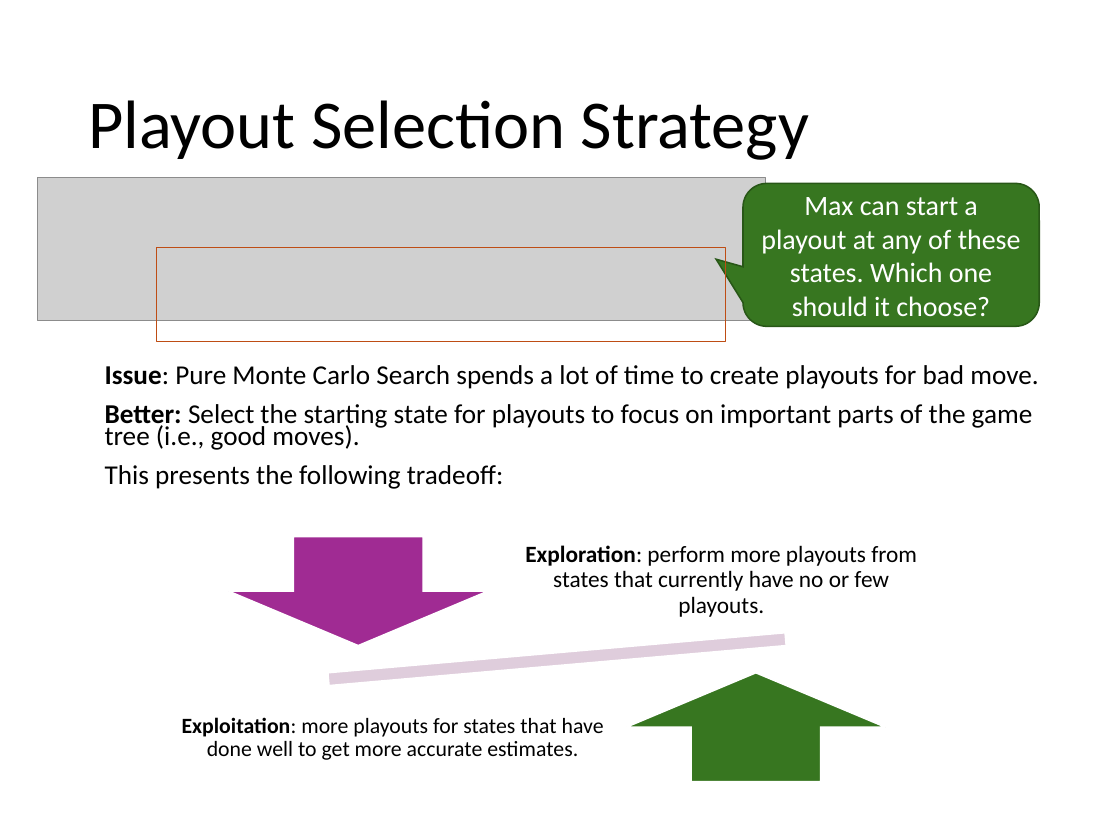
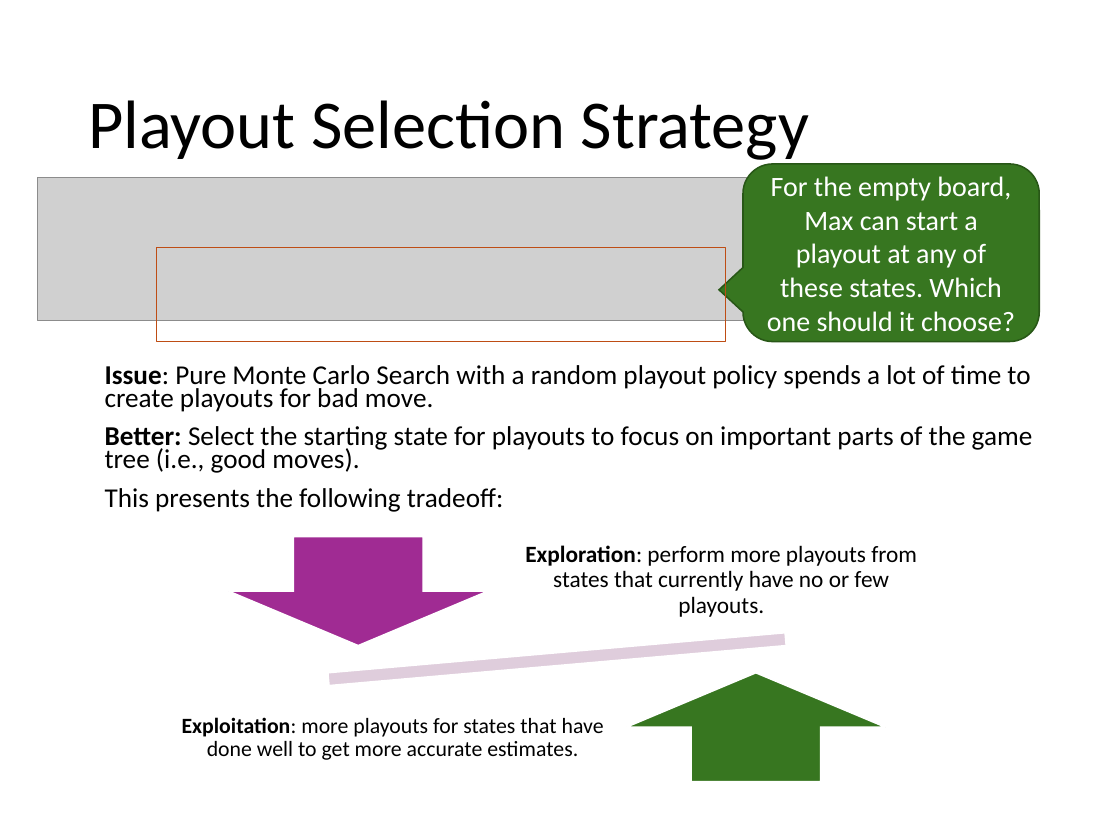
Before and after one commit to mhahsler/CS7320-AI, a slide deck: slide 39 of slides/05_games.pptx (slide 38 before the commit). Drawn at 1120x840 pixels with LibreOffice and Linux fonts; fonts in the diff are those of the drawing; grey boxes stand for pictures. Boxes give left, top, right and bottom in pixels: in the first picture for what was removed or moved away, otherwise in the second. Text is boxed around its words. In the diff, an @@ line names an element or a change of style, - is before the commit and + after.

```diff
--- a/slides/05_games.pptx
+++ b/slides/05_games.pptx
@@ rounded speech box "For the empty board, Max ...": place and size @@
-rounded speech box "For the empty board, Max ..." at [743,184,1039,327]
+rounded speech box "For the empty board, Max ..." at [743,164,1039,342]
@@ rounded speech box "For the empty board, Max ..." at [743,164,1039,342]: proportions changed @@
@@ text in rounded speech box at [767,176,1015,331]: text changed @@
-Max can start a playout at any of these states. Which one should it choose?
+For the empty board, Max can start a playout at any of these states. Which one should it choose?
@@ text at [105,365,1030,412]: text changed @@
-Issue: Pure Monte Carlo Search spends a lot of time to create playouts for bad move.
+Issue: Pure Monte Carlo Search with a random playout policy spends a lot of time to create playouts for bad move.
```
Also in this commit, not shown: 6 other slides changed, 1 slide added, 1 other file.
